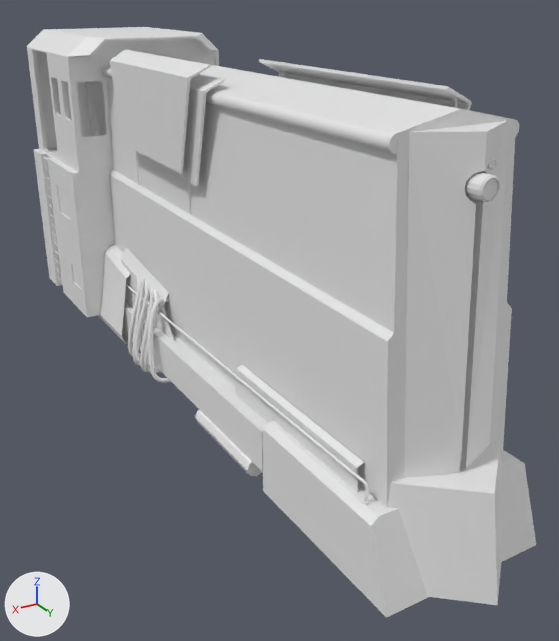
The Blender file modelsrc/razortrain_bones.blend as it was, and as the next commit left it.
One viewpoint serves both versions: a camera (50 mm lens) standing at (280.0, 598.0, 324.0) and looking at (-20.0, 98.0, 74.0). Arrows for +X, +Y and +Z are at lower left; the lights stay in place. Materials are left out; every surface is plain grey.

In view in the first picture: 'razortest1'.
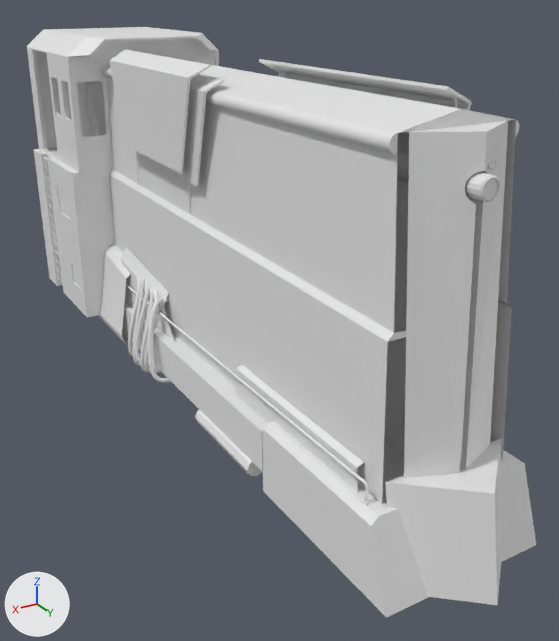
What the commit changed:
me_cube_011 is used by ob_razortest1; location (0.4, 69.0, 119.5); scale (44.8, 31.6, 31.6).
me_cube_011 had 6582 vertices, 6029 faces and spanned x -1.8..1.8, y -10.7..9.5, z -3.8..5.3.
me_cube_011 now has 6586 vertices, 6024 faces, 1 loose edge and spans x -1.8..1.8, y -10.7..9.5, z -3.8..5.3.
me_cube_011 part 1: 3 vertices removed from x 0.0..1.0, y 7.8..8.0, z -1.9..1.3; 4 vertices added at x -0.8..1.0, y 7.8..7.9, z -1.9..1.3.
me_cube_011 part 2: 1 vertex removed from x -0.9, y 7.5, z 4.5; 4 vertices added at x -0.6..0.9, y 7.5..7.6, z 3.9..4.5.

Changed parts and their boxes (x1, y1, x2, y2) in the pictures (559 x 641 px; the box of a moved part takes in the faces that stretch with it):
part 1 of me_cube_011, moved or reshaped: before (109, 120, 516, 507); after (169, 121, 508, 504)
part 2 of me_cube_011, built on: after (106, 65, 515, 333)
